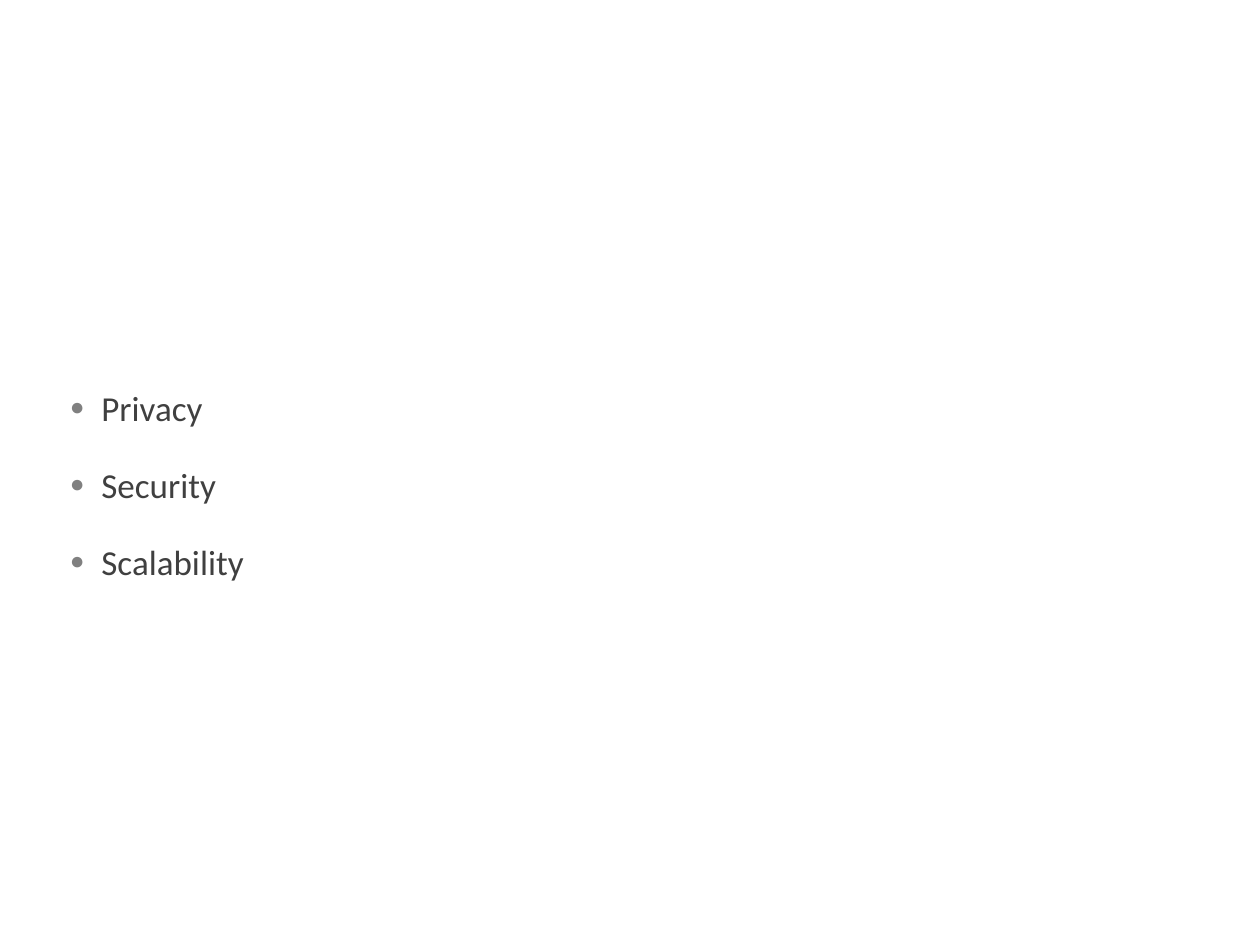
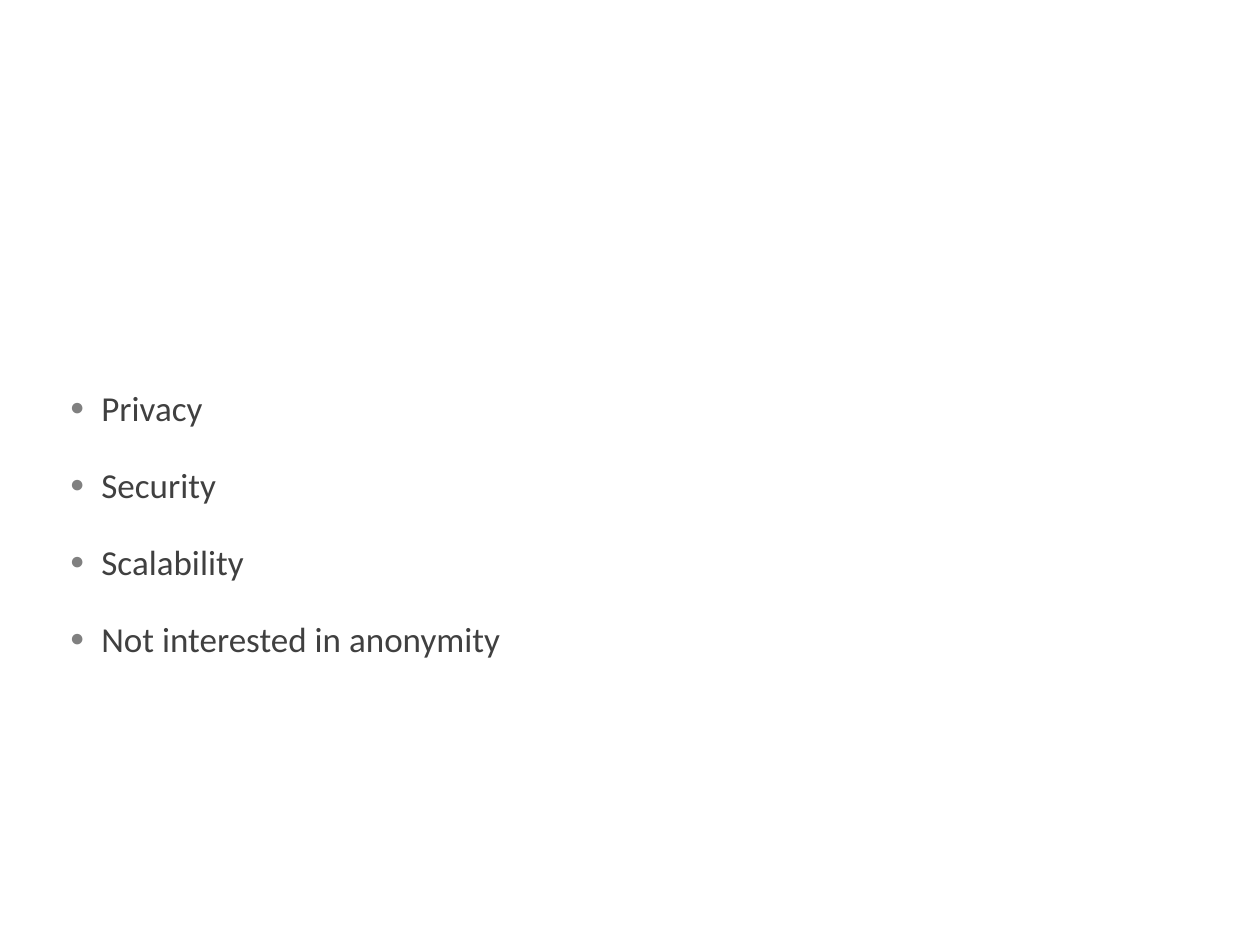
Before and after one commit to nileLivingston/339_final, a slide deck: slide 3 of BLiP Presentation.pptx. Drawn at 1260x945 pixels with LibreOffice and Linux fonts; fonts in the diff are those of the drawing; background and template pictures are left out. Boxes give left, top, right and bottom in pixels: in the first picture for what was removed or moved away, otherwise in the second. Text is boxed around its words. In the diff, an @@ line names an element or a change of style, - is before the commit and + after.

Commit message:
small presentation changes

```diff
--- a/BLiP Presentation.pptx
+++ b/BLiP Presentation.pptx
@@ text at <box>101,627,500,658</box>: paragraph added @@
+● Not interested in anonymity
```
Also in this commit, not shown: 1 other slide changed, 1 slide added, 1 other file.
